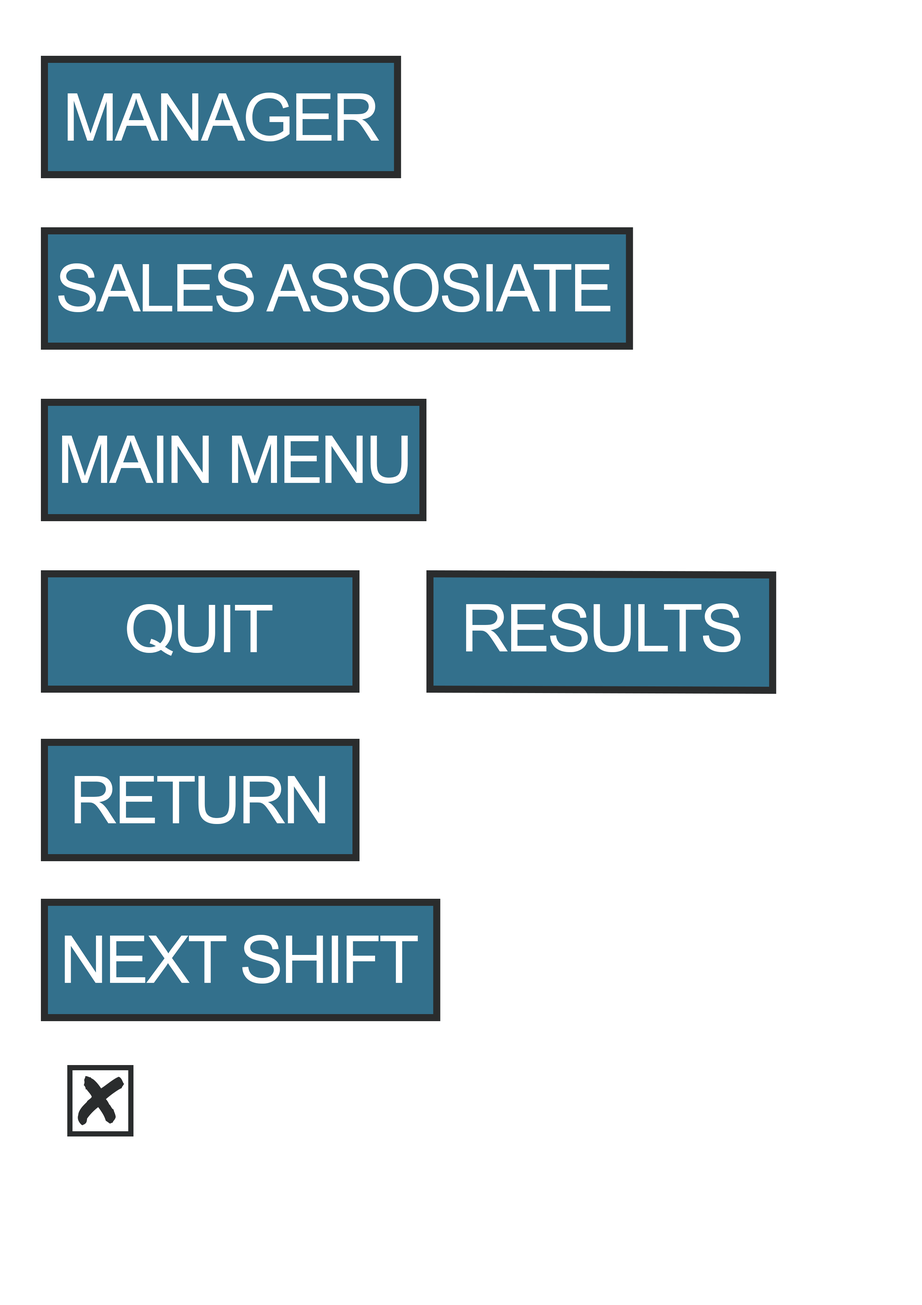
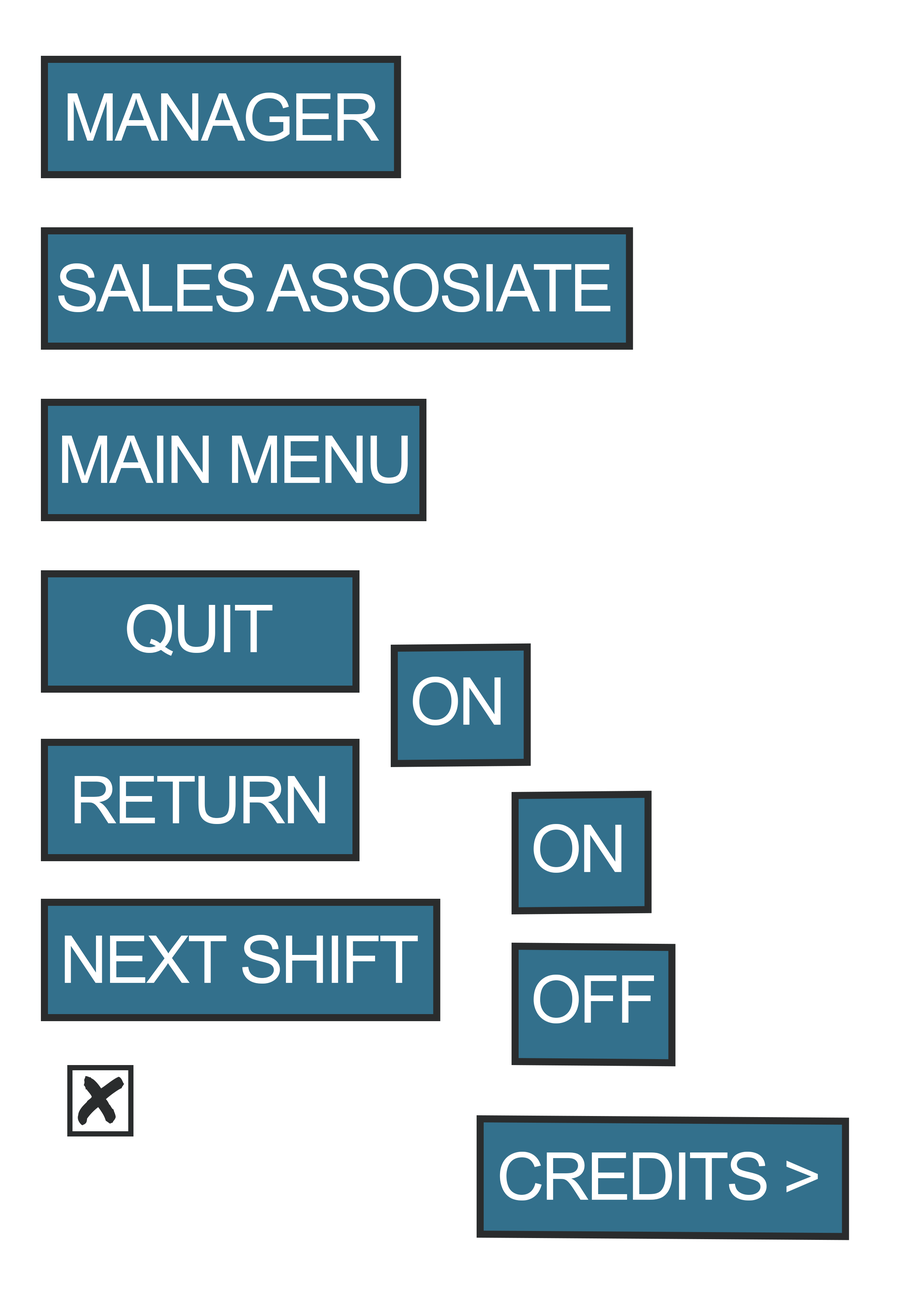
Layers edited between the first and the second 922×1305 image:
renamed "RESULTS" to "CREDITS >", painted on it over bbox(466, 603, 819, 1201)
added layer "OFF" above "Rectangle 4" over bbox(533, 974, 655, 1024)
added layer "Rectangle 4" (1st of 10) above "ON" over bbox(511, 942, 676, 1067)
added layer "ON" (1st of 2) above "QUIT" over bbox(533, 823, 622, 873)
painted on "Rectangle 4" (3rd of 10) over bbox(426, 570, 850, 1240)
added layer "Rectangle 4" (4th of 10) above "Rectangle 4" over bbox(511, 790, 652, 915)
added layer "ON" (2nd of 2) above "Rectangle 4" over bbox(412, 676, 501, 726)
added layer "Rectangle 4" (7th of 10) above "Rectangle 4" over bbox(390, 643, 532, 767)
